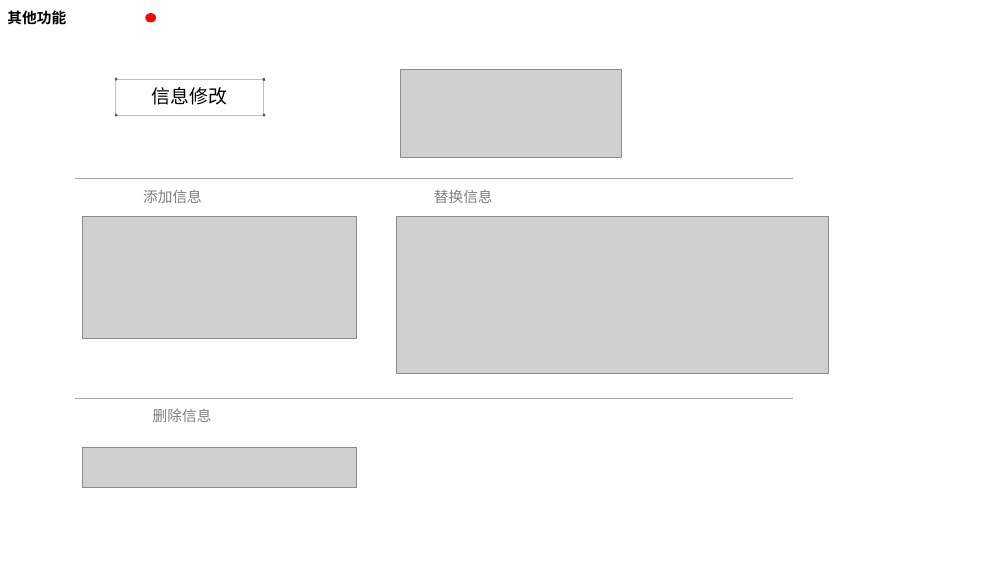
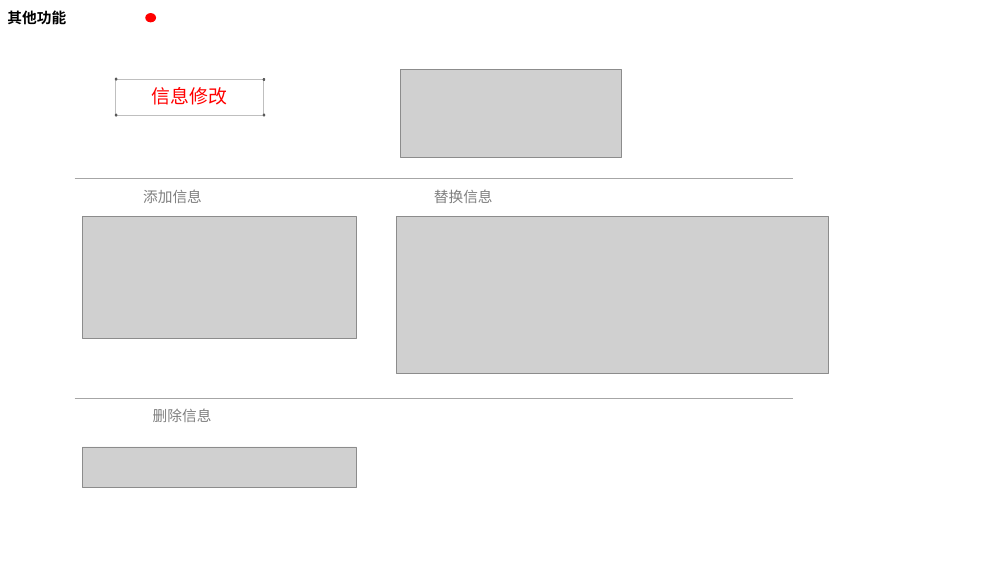
Before and after one commit to mdamingyang/hello-word, a slide deck: slide 9 of 演示.pptx (slide 7 before the commit). Drawn at 1008x567 pixels with LibreOffice and Linux fonts; fonts in the diff are those of the drawing; grey boxes stand for pictures; background and template pictures are left out. Boxes give left, top, right and bottom in pixels: in the first picture for what was removed or moved away, otherwise in the second. Text is boxed around its words. In the diff, an @@ line names an element or a change of style, - is before the commit and + after.

```diff
--- a/演示.pptx
+++ b/演示.pptx
@@ text "信息修改" at [152, 87, 228, 105]: text colour #000000 to #FF0000 @@
```
Also in this commit, not shown: 6 other slides changed, 2 slides added, 2 other files.
